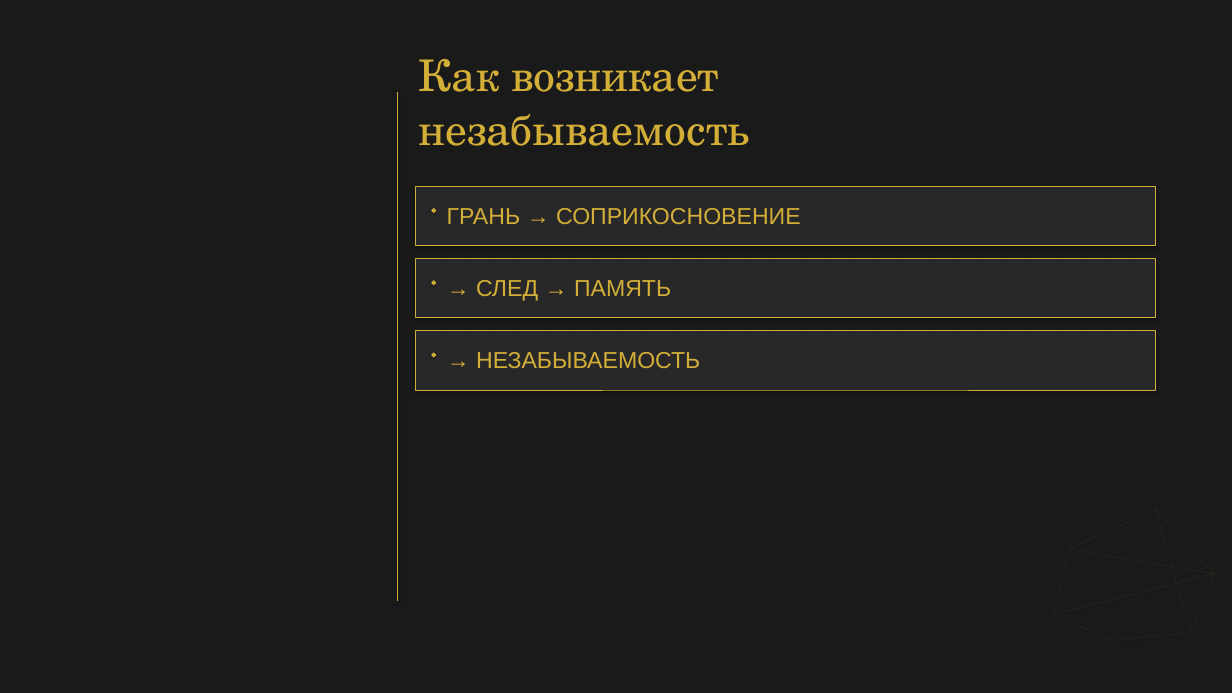
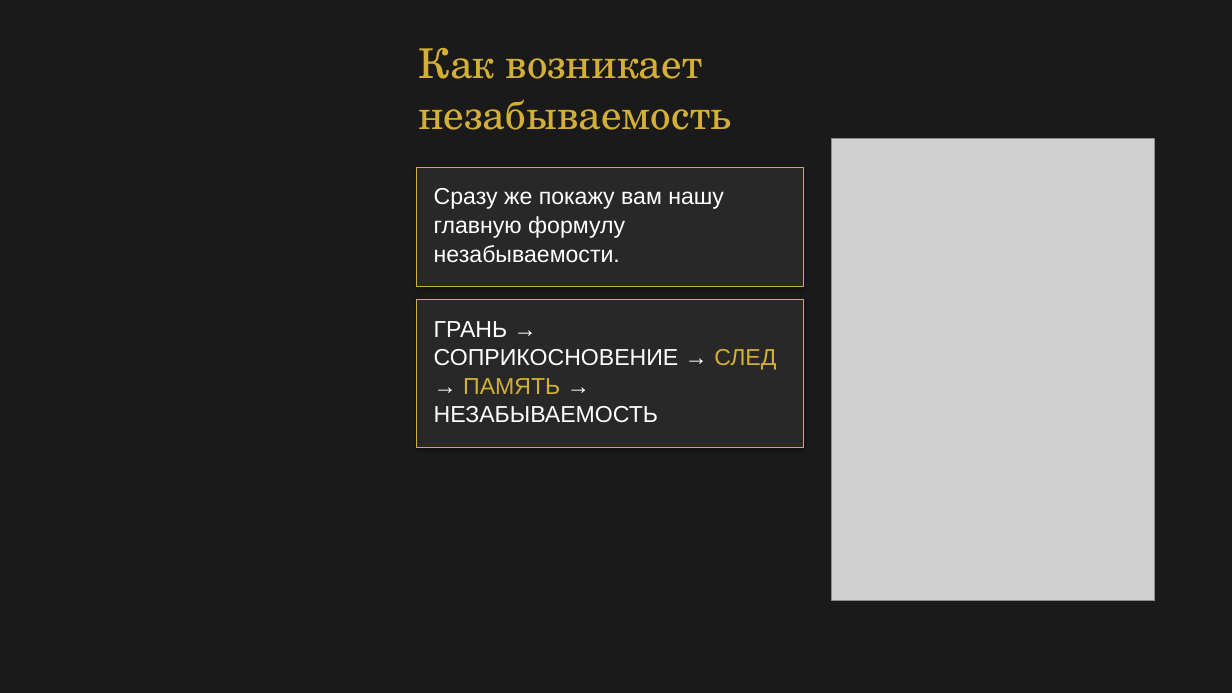
Before and after one commit to babylonofkommod-ai/-, a slide deck: slide 9 of Ваш Кристалл незабываемости.pptx (slide 7 before the commit). Drawn at 1232x693 pixels with LibreOffice and Linux fonts; fonts in the diff are those of the drawing; grey boxes stand for pictures. Boxes give left, top, right and bottom in pixels: in the first picture for what was removed or moved away, otherwise in the second. Text is boxed around its words. In the diff, an @@ line names an element or a change of style, - is before the commit and + after.

```diff
--- a/Ваш Кристалл незабываемости.pptx
+++ b/Ваш Кристалл незабываемости.pptx
@@ text "Как возникает": place and size @@
-text "Как возникает" at <box>418,59,749,146</box>
+text "Как возникает" at <box>418,48,730,130</box>
@@ text "Как возникает" at <box>418,48,730,130</box>: size 34 to 32 pt; line spacing 42.2pt to 39.7pt @@
@@ line removed from (397, 92) to (397, 601) @@
@@ picture added at <box>832,139,1155,601</box> @@
@@ rectangle: place and size @@
-rectangle at <box>416,186,1155,245</box>
+rectangle at <box>417,167,804,287</box>
@@ diamond removed at <box>432,208,437,213</box> @@
@@ text added at <box>434,188,724,263</box>, 18 pt, text #FFFFFF @@
+Сразу же покажу вам нашу
+главную формулу
+незабываемости.
@@ text removed at <box>447,208,801,224</box> @@
-ГРАНЬ → СОПРИКОСНОВЕНИЕ
@@ rectangle removed at <box>416,259,1155,318</box> @@
@@ rectangle: place and size @@
-rectangle at <box>416,331,1155,390</box>
+rectangle at <box>417,299,804,447</box>
@@ diamond removed at <box>432,280,437,286</box> @@
@@ text removed at <box>476,280,671,301</box> @@
-→ СЛЕД → ПАМЯТЬ
@@ text added at <box>434,321,776,423</box>, 18 pt, text #FFFFFF @@
+ГРАНЬ →
+СОПРИКОСНОВЕНИЕ → СЛЕД
+→ ПАМЯТЬ →
+НЕЗАБЫВАЕМОСТЬ
@@ diamond removed at <box>432,352,437,358</box> @@
@@ text removed at <box>476,352,700,368</box> @@
-→ НЕЗАБЫВАЕМОСТЬ
@@ line removed from (1069, 549) to (1155, 509) @@
@@ line removed from (1155, 509) to (1214, 574) @@
@@ line removed from (1155, 509) to (1191, 633) @@
@@ line removed from (1054, 615) to (1069, 549) @@
@@ line removed from (1069, 549) to (1214, 574) @@
@@ line removed from (1214, 574) to (1054, 615) @@
```
Also in this commit, not shown: 12 other slides changed, 9 slides added, 3 slides removed, 9 other files.
